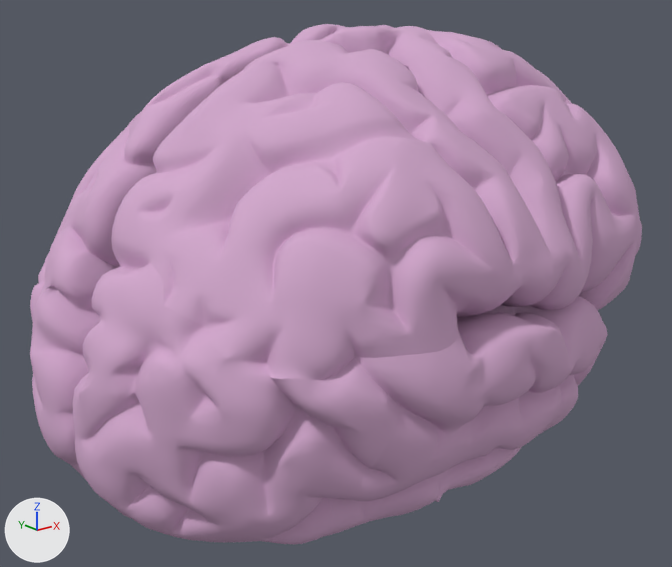
An edit to the glTF model GLB/organ/pink_brain.glb, drawn before and after from the same camera.
Both versions are drawn from a 50 mm camera at (-75.2, -89.9, 51.9) aimed at (-3.0, 0.4, 15.8). Every picture has the same lights, and +X, +Y and +Z are marked at lower left. The picture after the commit comes second. Where no turn or scale is listed for an object, it has been applied to the vertices.

In view in the first picture: 'frontal_Material.001_0', 'occipit_Material.001_0', 'pariet_Material.001_0', 'temp_Material.001_0'.
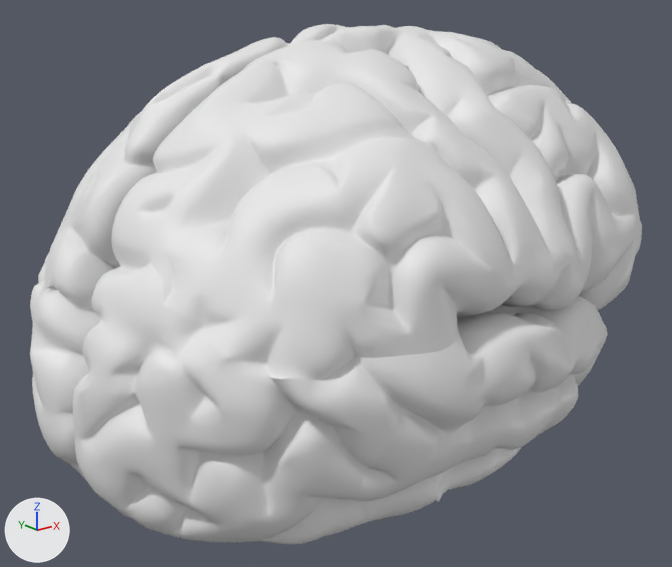
Changed parts and their boxes (x1, y1, x2, y2) in the pictures (672 x 567 px):
'pariet_Material.001_0', recoloured (pink to white): (47, 37, 553, 380) in both
'occipit_Material.001_0', recoloured (pink to white): (30, 226, 400, 545) in both
'frontal_Material.001_0', recoloured (pink to white): (289, 24, 642, 310) in both
'temp_Material.001_0', recoloured: (325, 296, 608, 536) in both

What changed in the scene script:
```text
Change me_frontal_material_001_0:
    where me_frontal_material_001_0.from_pydata(...)  # 13031 vertices, 25748 faces; spans x -24.4..24.3, y -31.1..31.1, z -21.2..21.2
    remove me_frontal_material_001_0.materials.append(mat_material_001)  # pink #d3a9cd
Change me_occipit_material_001_0:
    where me_occipit_material_001_0.from_pydata(...)  # 5622 vertices, 10936 faces; spans x -11.5..11.7, y -30.8..30.8, z -15.6..15.7
    remove me_occipit_material_001_0.materials.append(mat_material_001)  # pink #d3a9cd
Change me_pariet_material_001_0:
    where me_pariet_material_001_0.from_pydata(...)  # 7986 vertices, 15320 faces; spans x -19.0..19.0, y -31.6..31.6, z -16.5..16.2
    remove me_pariet_material_001_0.materials.append(mat_material_001)  # pink #d3a9cd
Change me_temp_material_001_0:
    where me_temp_material_001_0.from_pydata(...)  # 11784 vertices, 23152 faces; spans x -24.3..24.2, y -33.6..33.6, z -12.0..11.8
    remove me_temp_material_001_0.materials.append(mat_material_001)  # pink #d3a9cd
```
